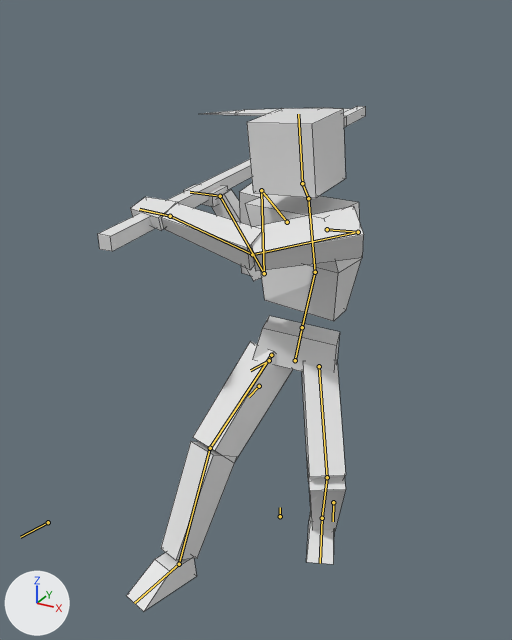
The Blender file Player.blend, before and after one commit.
The view is the same before and after, from a 50 mm lens placed at (1.04, -2.1, 1.9), pointed at (-0.37, 0.46, 0.62). Arrows for +X, +Y and +Z are at lower left; the lights stay in place. Both versions are drawn at frame 0 of the action 'Player_Attack_Right'; the numbers are the values there. The bones that bend it are drawn over the model as lines. Mesh edges are drawn as thin lines.

The first picture shows 'Mesh', 'Scythe'.
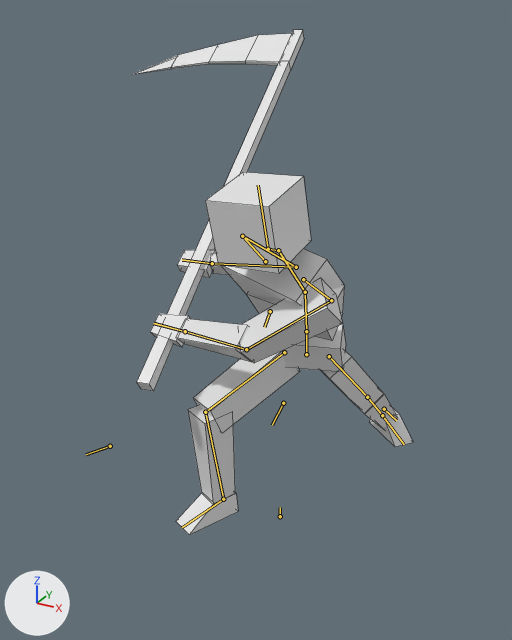
The edits, one by one:
Bone 'IK_Hips' (bone_ik_hips) moves from (0.059, 0.189, 0.035) to (0.007, 0.279, 0.192).
Bone 'IK_Hips' (bone_ik_hips) turns from (-6, -17, 9) to (22, -19, 1) degrees about its own x, y and z.
Bone 'Midriff' (bone_midriff) turns from (4, -15, -2) to (12, -14, -1) degrees about its own x, y and z.
Bone 'Head' (bone_head) turns from (-12, 1, 0) to (-40, 2, 0) degrees about its own x, y and z.
Bone 'Shoulder.R' (bone_shoulder_r) turns from (-14, -11, -17) to (-28, -12, 19) degrees about its own x, y and z.
Bone 'IK_Hand.L' (bone_ik_hand_l) moves from (0.238, -1.23, 0.181) to (0.668, -1.269, -0.044).
Bone 'IK_Hand.L' (bone_ik_hand_l) turns from (-174, 23, 0) to (173, 50, -8) degrees about its own x, y and z.
Bone 'IK_Elbow.L' (bone_ik_elbow_l) moves from (0.275, -0.246, -0.238) to (-0.118, -0.193, -0.167).
Bone 'IK_Foot.L' (bone_ik_foot_l) moves from (0.0, 0.0, 0.085) to (-0.186, -0.837, 0.033).
Bone 'IK_Foot.L' (bone_ik_foot_l) turns from (22, -5, -1) to (50, -10, -5) degrees about its own x, y and z.
Bone 'IK_Knee.L' (bone_ik_knee_l) moves from (0.0, 0.005, 0.032) to (0.0, 0.116, -0.387).
Bone 'IK_Hand.R' (bone_ik_hand_r) moves from (-0.164, -0.585, -0.177) to (-0.44, -0.497, -0.32).
Bone 'IK_Hand.R' (bone_ik_hand_r) turns from (0, 176, 0) to (-10, 149, -4) degrees about its own x, y and z.
Bone 'IK_Elbow.R' (bone_ik_elbow_r) moves from (0.772, -0.44, 0.266) to (0.446, -0.58, 0.247).
Bone 'IK_Foot.R' (bone_ik_foot_r) moves from (-0.105, 0.474, 0.087) to (-0.019, 0.086, 0.139).
Bone 'IK_Foot.R' (bone_ik_foot_r) turns from (16, 4, 1) to (24, 5, 1) degrees about its own x, y and z.
Bone 'IK_Knee.R' (bone_ik_knee_r) moves from (0.0, -0.008, 0.015) to (0.0, 0.0, 0.0).

What differs and where, as boxes [x1, y1, x2, y2] in the pictures (512 x 640 px):
'Mesh', posed (10% wider, 28% shorter)
    before: [126, 108, 364, 612]
    after: [150, 172, 413, 535]
'Scythe', posed (37% narrower, 148% taller)
    before: [98, 106, 366, 251]
    after: [135, 30, 304, 391]
bone 'Midriff', root to tip
    before: (302, 327) to (315, 272)
    after: (306, 331) to (305, 292)
bone 'Head', root to tip
    before: (302, 183) to (298, 114)
    after: (268, 249) to (258, 185)
bone 'Shoulder.R', root to tip
    before: (287, 222) to (261, 190)
    after: (265, 261) to (242, 236)
bone 'IK_Hand.L', root to tip
    before: (170, 216) to (139, 209)
    after: (185, 331) to (154, 323)
bone 'IK_Elbow.L', root to tip
    before: (269, 360) to (250, 370)
    after: (283, 403) to (272, 425)
bone 'IK_Knee.L', root to tip
    before: (333, 502) to (333, 521)
    after: (384, 409) to (396, 420)
bone 'IK_Hand.R', root to tip
    before: (220, 196) to (190, 192)
    after: (212, 263) to (182, 259)
bone 'IK_Elbow.R', root to tip
    before: (259, 386) to (248, 397)
    after: (270, 311) to (264, 327)
bone 'IK_Foot.R', root to tip
    before: (179, 564) to (134, 603)
    after: (223, 499) to (182, 527)
bone 'IK_Knee.R', root to tip
    before: (48, 522) to (20, 537)
    after: (110, 446) to (86, 454)
